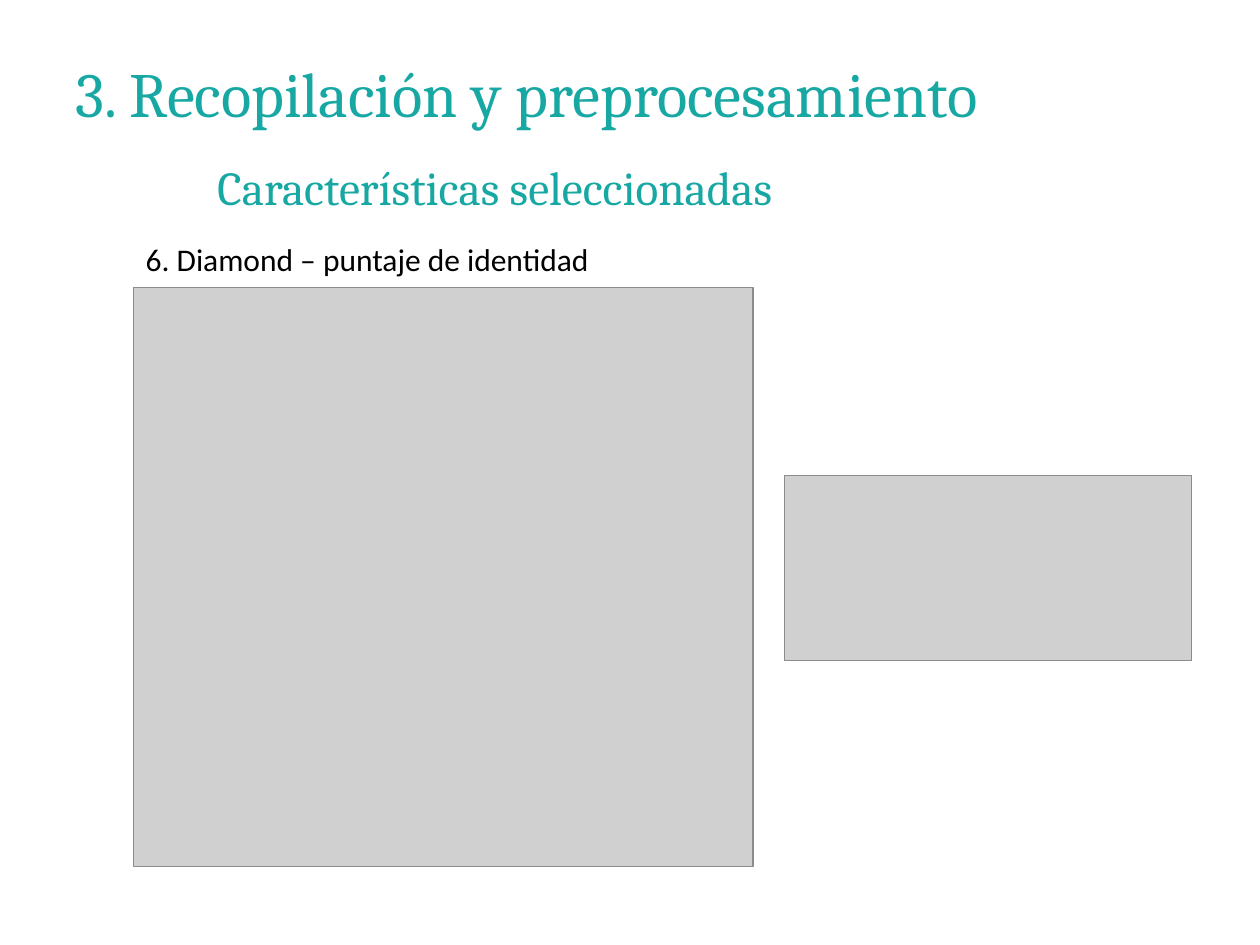
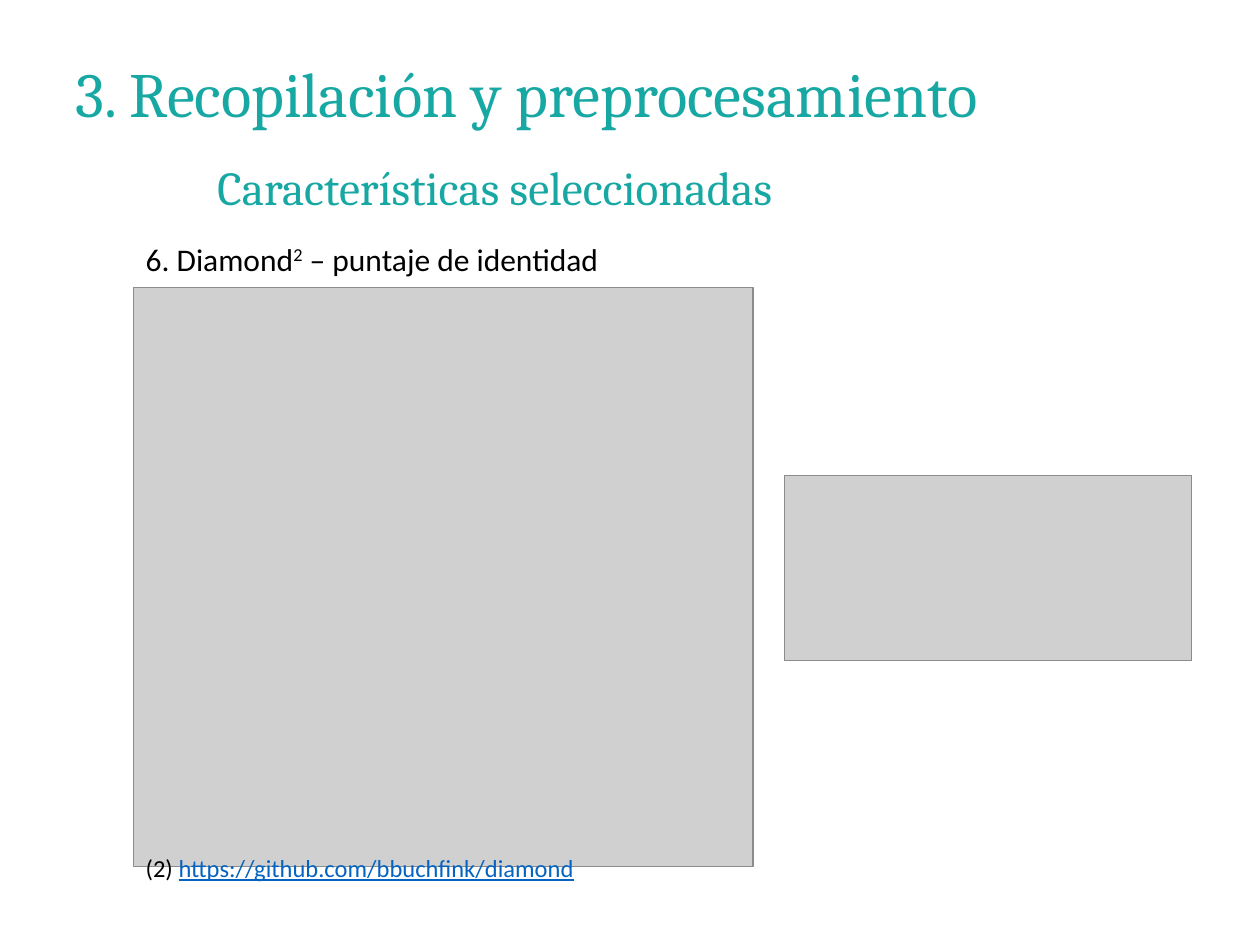
Before and after one commit to JoseSantillan/tesis2, a slide deck: slide 21 of Semana 07/Presentación/Presentación.pptx. Drawn at 1260x945 pixels with LibreOffice and Linux fonts; fonts in the diff are those of the drawing; grey boxes stand for pictures; background and template pictures are left out. Boxes give left, top, right and bottom in pixels: in the first picture for what was removed or moved away, otherwise in the second. Text is boxed around its words. In the diff, an @@ line names an element or a change of style, - is before the commit and + after.

```diff
--- a/Semana 07/Presentación/Presentación.pptx
+++ b/Semana 07/Presentación/Presentación.pptx
@@ text at bbox=[146, 249, 598, 277]: text changed @@
-6. Diamond – puntaje de identidad
+6. Diamond2 – puntaje de identidad
@@ text added at bbox=[146, 859, 574, 883], 14 pt, text #0563C1, underline @@
+(2) https://github.com/bbuchfink/diamond
```
Also in this commit, not shown: 4 other slides changed, 3 other files.
